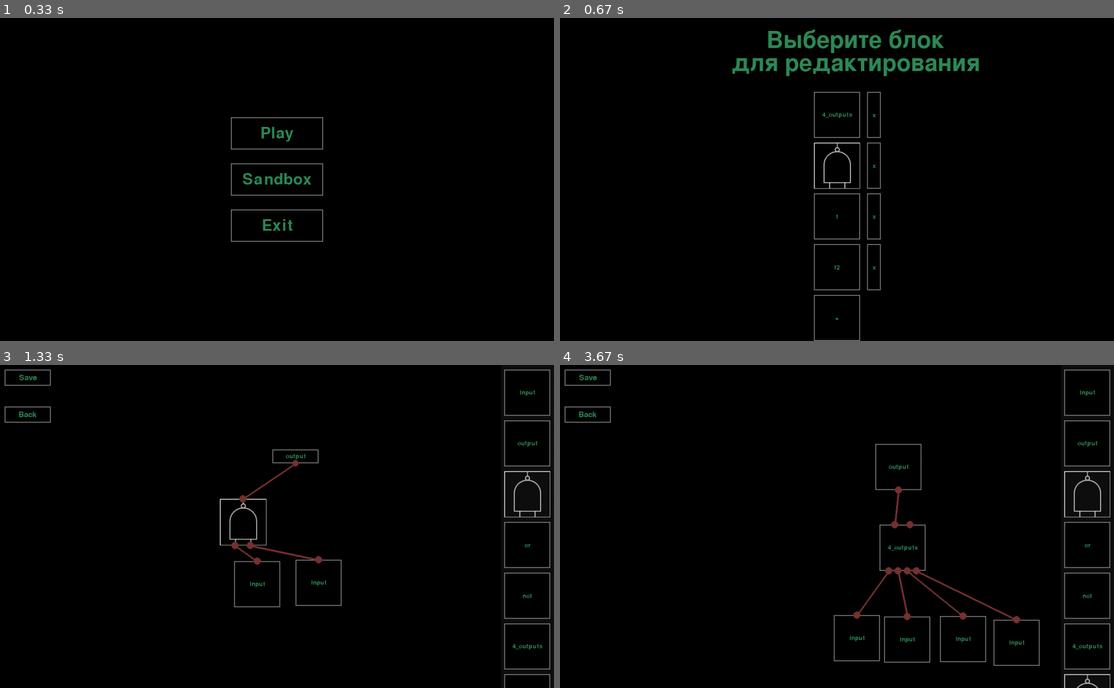
Above: before the commit, frames 1-4 (two rows, left to right).
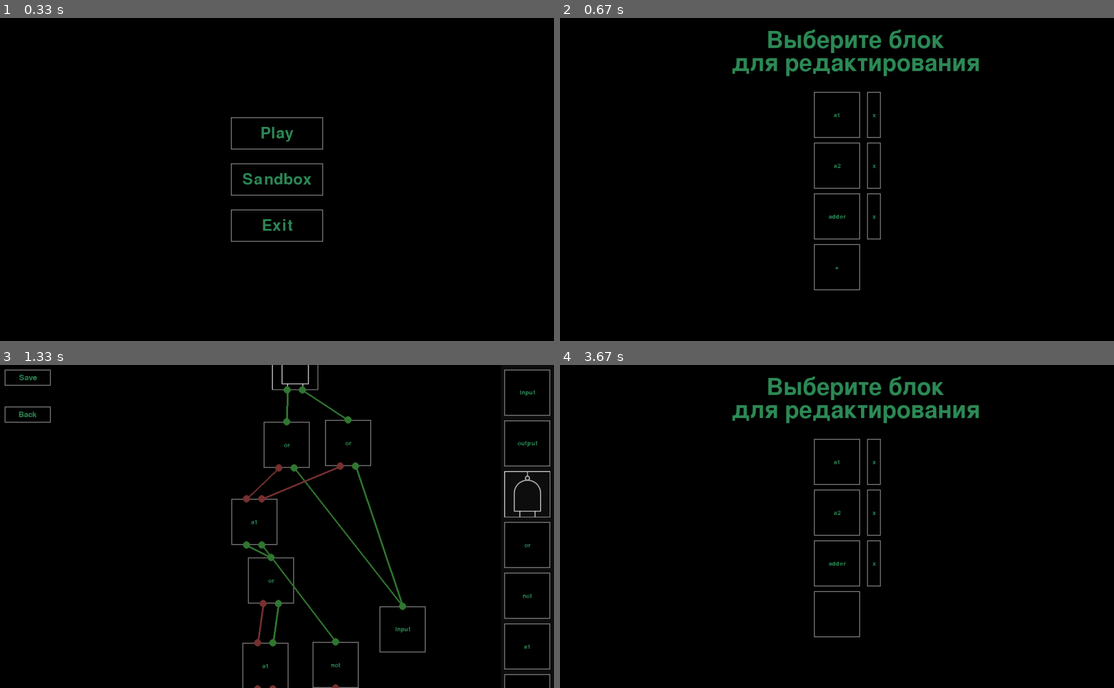
Above: after the commit, the same moments.

Repository: creativepix/Pygame_Logic_Functions
Game: pygame game, started from main.py
The game is run twice, just before and just after one commit, with the same random seed, the same clock (stepped at 60 frames per second) and the same inputs.
Inputs (mouse positions are in pixels of both pictures, inside the frame that each line leads up to):
- Up to frame 1 (0.33 s): no input
- Up to frame 2 (0.67 s): click (837, 179) at 0.38 s
- Up to frame 3 (1.33 s): press the mouse at (277, 526) at 0.7 s; move the mouse to (282, 471) at 0.8 s; release the mouse at (288, 416) at 0.93 s; press the mouse at (277, 526) at 1.03 s; move the mouse to (254, 532) at 1.13 s; release the mouse at (238, 539) at 1.27 s
- Up to frame 4 (3.67 s): press the mouse at (909, 419) at 1.37 s; move the mouse to (853, 481) at 1.47 s; release the mouse at (803, 542) at 1.6 s; press the mouse at (587, 377) at 1.7 s; move the mouse to (698, 413) at 1.8 s; release the mouse at (814, 448) at 1.93 s; click (936, 436) at 2.05 s; press the mouse at (936, 436) at 2.37 s; move the mouse to (942, 458) at 2.47 s; release the mouse at (953, 484) at 2.6 s; press the mouse at (587, 413) at 2.7 s; move the mouse to (659, 432) at 2.8 s; release the mouse at (731, 448) at 2.93 s; press the mouse at (837, 526) at 3.03 s; move the mouse to (859, 500) at 3.13 s; release the mouse at (875, 474) at 3.27 s; press the mouse at (837, 613) at 3.37 s; move the mouse to (748, 558) at 3.47 s; release the mouse at (654, 503) at 3.6 s

Frame 1 is identical in both runs. In frame 2, 0.6% of the frame differs, in the area x 45-58%, y 29-100%; in frame 3, 3.1%; in frame 4, 5.7%, in the area x 0-100%, y 1-100%.

Commit message:
Fixed some bugs of possibility to change signals of InputBlocks Added real-time signal watching

Diff:
--- a/source_code/block_scheme/blocks/base_block.py
+++ b/source_code/block_scheme/blocks/base_block.py
@@ -13,12 +13,13 @@
     def __init__(self, base_game_window: BaseGameWindow,
                  name: str, rect: pygame.rect.Rect,
                  signal_action: Callable[
-                     [List[BuilderBaseConnection]], List[bool]],
+                     [List[bool]], List[bool]],
                  inputs: List[BuilderBaseConnection],
                  outputs: List[BuilderBaseConnection],
                  img: Union[str, pygame.Surface] = None):
         super().__init__(base_game_window, name, rect, signal_action,
                          inputs, outputs, img)
+        self.update_output_signals()
 
     def zoom(self, koof: int) -> None:
         last_center = self.rect.center
@@ -112,7 +113,7 @@
                 return
         self.last_rect = self.rect.copy()
 
-    def update_connection_signals(self):
+    def update_output_signals(self):
         if any(self.inputs) and any(self.outputs):
             signal = self.signal_action([inp.signal for inp in self.inputs])
             for output_id, output_con in enumerate(self.outputs):
--- a/source_code/block_scheme/blocks/builder_base_block.py
+++ b/source_code/block_scheme/blocks/builder_base_block.py
@@ -55,5 +55,5 @@
         pass
 
     @abstractmethod
-    def update_connection_signals(self):
+    def update_output_signals(self):
         pass
--- a/source_code/block_scheme/blocks/custom_block.py
+++ b/source_code/block_scheme/blocks/custom_block.py
@@ -1,7 +1,9 @@
-from typing import Union
+from typing import Union, List
 
 import pygame
 from source_code.block_scheme.blocks.base_block import BaseBlock
+from source_code.block_scheme.connections.builder_base_connection import \
+    BuilderBaseConnection
 from source_code.block_scheme.connections.input_connection import \
     InputConnection
 from source_code.block_scheme.connections.output_connection import \
@@ -30,13 +32,35 @@
                                       (int(100 / (outs_len + 1) * (i + 1)), 0))
             output_connections.append(adding)
 
-        super().__init__(base_game_window, name, rect, lambda inputs: [],
+        self.structure = structure
+        self.cmd_lines = get_cmd_line_from_structure(self.structure)
+
+        super().__init__(base_game_window, name, rect, self.signal_action,
                          input_connections, output_connections, img=img)
-        self.structure = structure
-        self.cmd_line = get_cmd_line_from_structure(self.structure)
 
-    def update_connection_signals(self):
-        pass
+    def update_output_signals(self):
+        if not any(self.inputs):
+            if 'input_blocks' not in self.cmd_lines and \
+                    '\n' not in self.cmd_lines:
+                signal = self.signal_action(
+                    [inp.signal for inp in self.inputs])
+                for output_id, output_con in enumerate(self.outputs):
+                    output_con.signal = signal[output_id]
+        elif any(self.outputs):
+            signal = self.signal_action([inp.signal for inp in self.inputs])
+            for output_id, output_con in enumerate(self.outputs):
+                output_con.signal = signal[output_id]
+
+    def signal_action(self, input_cons: List[bool]) -> List[bool]:
+        outputs = []
+        cmd_lines = self.cmd_lines
+        for input_con_id, input_con in enumerate(input_cons):
+            cmd_lines = cmd_lines.replace(f'input_blocks[{input_con_id}]',
+                                          str(input_con))
+        for cmd_line in cmd_lines.split('\n'):
+            out_signal = eval(cmd_line)
+            outputs.append(out_signal)
+        return outputs
 
     def __str__(self):
         return self.__repr__()
--- a/source_code/block_scheme/connections/base_connection.py
+++ b/source_code/block_scheme/connections/base_connection.py
@@ -80,7 +80,6 @@
 
     def detach(self, connection: BuilderBaseConnection) -> None:
         if self in connection.attached_connections:
-            connection.signal = False
             del connection.attached_connections[
                 connection.attached_connections.index(self)]
             del self.attached_connections[
@@ -92,10 +91,11 @@
 
     @signal.setter
     def signal(self, value) -> None:
-        self._signal = value
-        for attached_connection in self.attached_connections:
-            attached_connection._signal = self._signal
-            attached_connection.parent_block.update_connection_signals()
+        if self._signal != value:
+            self._signal = value
+            self.parent_block.update_output_signals()
+            for attached_connection in self.attached_connections:
+                attached_connection.signal = self._signal
 
     def copy(self):
         return self.__copy__()
--- a/source_code/block_scheme/connections/builder_base_connection.py
+++ b/source_code/block_scheme/connections/builder_base_connection.py
@@ -24,6 +24,14 @@
 
         self._signal = False
 
+    @property
+    def signal(self) -> bool:
+        return self._signal
+
+    @signal.setter
+    def signal(self, value) -> None:
+        self._signal = value
+
     @abstractmethod
     def get_rect(self) -> pygame.Rect:
         pass
--- a/source_code/block_scheme/connections/input_connection.py
+++ b/source_code/block_scheme/connections/input_connection.py
@@ -14,7 +14,11 @@
                 self.detach(self.attached_connections[0])
             self.attached_connections.append(to_connection)
             to_connection.attached_connections.append(self)
-            to_connection.signal = self.signal
+            self.signal = to_connection.signal
+
+    def detach(self, connection: BuilderBaseConnection) -> None:
+        super().detach(connection)
+        self.signal = False
 
     @property
     def attached_connection(self):
--- a/source_code/block_scheme/connections/output_connection.py
+++ b/source_code/block_scheme/connections/output_connection.py
@@ -16,6 +16,10 @@
             to_connection.attached_connections.append(self)
             to_connection.signal = self.signal
 
+    def detach(self, connection: BuilderBaseConnection) -> None:
+        super().detach(connection)
+        connection.signal = False
+
     def __str__(self):
         return self.__repr__()
 
--- a/source_code/block_scheme/data/structure_cmds.py
+++ b/source_code/block_scheme/data/structure_cmds.py
@@ -1,116 +1,117 @@
 import sqlite3
+from typing import Dict, Tuple, List
+from source_code.errors.block_error import BlockError
 
-from source_code.block_scheme.blocks.and_block import AndBlock
-#from source_code.block_scheme.blocks.custom_block import CustomBlock
-from source_code.block_scheme.blocks.input_block import InputBlock
-from source_code.block_scheme.blocks.not_block import NotBlock
-from source_code.block_scheme.blocks.or_block import OrBlock
-from source_code.block_scheme.blocks.output_block import OutputBlock
-from source_code.block_scheme.connections.base_connection import BaseConnection
-from source_code.errors.block_error import BlockError
-from source_code.windows.base_game_window import BaseGameWindow
+
+def get_connection_cmd_line(
+        input_connection: int, all_connnections: Dict[int, int],
+        all_blocks: Dict[Tuple[List[int], List[int]], Tuple[str, str]],
+        output_connections: List[int], cur: sqlite3.Cursor = None) -> str:
+    if cur is None:
+        con = sqlite3.connect('./source_code/block_scheme/data/blocks.db')
+        cur = con.cursor()
+
+    additional_args = [all_connnections, all_blocks, output_connections, cur]
+
+    for out, inps in all_connnections.items():
+        if input_connection in inps:
+            for (out_cons, inp_cons), name in all_blocks.items():
+                if out in out_cons:
+                    if name[0] == 'InputBlock':
+                        return f'input_blocks[' \
+                               f'{output_connections.index(out)}]'
+                    elif name[0] == 'AndBlock':
+                        arg1 = get_connection_cmd_line(
+                            inp_cons[0], *additional_args)
+                        arg2 = get_connection_cmd_line(
+                            inp_cons[1], *additional_args)
+                        return f'({arg1} and {arg2})'
+                    elif name[0] == 'OrBlock':
+                        arg1 = get_connection_cmd_line(
+                            inp_cons[0], *additional_args)
+                        arg2 = get_connection_cmd_line(
+                            inp_cons[1], *additional_args)
+                        return f'({arg1} or {arg2})'
+                    elif name[0] == 'NotBlock':
+                        arg = get_connection_cmd_line(
+                            inp_cons[0], *additional_args)
+                        return f'not {arg}'
+                    elif name[0] == 'CustomBlock':
+                        structure = cur.execute(
+                            f'SELECT STRUCTURE FROM ALL_CUSTOM_BLOCKS '
+                            f'WHERE BLOCK_NAME="{name[1]}"').fetchall()
+                        if any(structure):
+                            structure = structure[0][0]
+                        else:
+                            raise BlockError
+                        custom_block_cmd_lines = \
+                            get_cmd_line_from_structure(structure, cur)
+                        custom_block_cmd_line = custom_block_cmd_lines. \
+                            split('\n')[out_cons.index(out)]
+                        for inp_con_id, inp_con in enumerate(inp_cons):
+                            to_replace = get_connection_cmd_line(
+                                inp_cons[inp_con_id], *additional_args)
+                            custom_block_cmd_line = \
+                                custom_block_cmd_line.replace(
+                                    f'input_blocks[{inp_con_id}]', to_replace)
+                        return custom_block_cmd_line
+                    else:
+                        raise BlockError
+            raise BlockError
+    return 'False'
 
 
 def get_cmd_line_from_structure(structure_line: str,
-                                cursor: sqlite3.Cursor = None) -> str:
+                                cur: sqlite3.Cursor = None) -> str:
     if not any(structure_line):
         return 'True'
-
-    if cursor is None:
-        con = sqlite3.connect('./source_code/block_scheme/data/blocks.db')
-        cursor = con.cursor()
 
     def check_digit(elem: str):
         return int(elem) if elem.isdigit() else None
 
     all_connnections = dict()
     all_blocks = dict()
-    outputs = []
+    input_connections = []
+    output_connections = []
     for block in structure_line.split('|'):
-        block_name = block.split('(')[0]
+        block_class = block.split('(')[0]
+        block_name = block.split('(')[1].split(',')[0]
+
         connections = ''.join(block[:-1].split('>,')[1:])
 
         all_inp_cons = []
+        all_out_cons = []
 
-        for inp_con in (connections.split('InputConnection(')[1:]):
-            inp_con = inp_con.split('))')[0]
-            all_connnections[int(inp_con.split(',')[0])] = \
-                [check_digit(num) for num in
-                 inp_con.split('[')[1].split(']')[0].split(',')]
-            all_inp_cons.append(int(inp_con.split(',')[0]))
+        for input_con in (connections.split('InputConnection(')[1:]):
+            input_con = input_con.split('))')[0]
+            input_con_id = int(input_con.split(',')[0])
+            all_inp_cons.append(input_con_id)
 
         if 'OutputConnection(' not in connections:
-            if block_name != 'OutputBlock':
+            if block_class != 'OutputBlock':
                 raise BlockError
             else:
-                if len(all_inp_cons) != 1:
-                    raise BlockError
-                outputs.append(all_inp_cons[0])
+                input_connections.append(all_inp_cons[0])
         else:
-            output_con = connections.split('OutputConnection(')[1].split('))')[0]
-            all_connnections[int(output_con.split(',')[0])] = \
-                [check_digit(num) for num in
-                 output_con.split('[')[1].split(']')[0].split(',')]
-            if output_con is None:
-                raise BlockError
-            all_blocks[(output_con, tuple(all_inp_cons))] = block_name
+            for output_con in (connections.split('OutputConnection(')[1:]):
+                output_con = output_con.split('))')[0]
+                output_con_id = int(output_con.split(',')[0])
+                all_connnections[output_con_id] = \
+                    [check_digit(num) for num in
+                     output_con.split('[')[1].split(']')[0].split(', ')]
+                all_out_cons.append(output_con_id)
 
+        if 'InputConnection(' not in connections:
+            if block_class == 'InputBlock':
+                output_connections.append(all_out_cons[0])
 
-#    def get_my_cmd_line(output_connection: int) -> str:
-#        for inp, out in all_connnections.items():
-#            if out == output_connection:
-#                for (out_con, inp_cons), name in all_blocks.items():
-#
-#                raise BlockError
-#        raise BlockError
-#
-#    for output in outputs:
-#        print(get_my_cmd_line(output))
-    print()
-    return ''
-#    cmd_line = f'[{", ".join([])}]\n'
-#
-#    outputs = [ for block in  if block.startswith('OutputBlock(')]
-#
-#    for out_b_id in range(len(output_blocks)):
-#        cmd_line += f'\noutputs[{out_b_id}] = '
-#
-#        def get_my_line(attached_connection: BaseConnection):
-#            if attached_connection is None:
-#                return '(True)'
-#            block = attached_connection.parent_block
-#            if isinstance(block, InputBlock):
-#                return f'(inputs[{input_blocks.index(block)}])'
-#            if isinstance(block, NotBlock):
-#                got_line = get_my_line(block.inputs[0].attached_connection)
-#                return f'(not {got_line})'
-#            if isinstance(block, AndBlock):
-#                got_line1 = get_my_line(block.inputs[0].attached_connection)
-#                got_line2 = get_my_line(block.inputs[1].attached_connection)
-#                return f'({got_line1} and {got_line2})'
-#            if isinstance(block, OrBlock):
-#                got_line1 = get_my_line(block.inputs[0].attached_connection)
-#                got_line2 = get_my_line(block.inputs[1].attached_connection)
-#                return f'({got_line1} or {got_line2})'
-#            if isinstance(block, CustomBlock):
-#                needed_id = block.outputs.index(attached_connection)
-#                # for line in block.command_line.split('\n'):
-#                #     if line.startswith(f'outputs[{needed_id}] = '):
-#                #         needed_line = \
-#                #             line.replace(f'outputs[{needed_id}] = ', '')
-#                #         for con_id, input_connection in \
-#                #                 enumerate(block.inputs):
-#                #             needed_line = needed_line.replace(
-#                #                 f'inputs[{con_id}]',
-#                #                 get_my_line(
-#                #                     input_connection.attached_connection
-#                #                 ).strip(')').strip('(')
-#                #             )
-#                #         return needed_line
-#                # raise BlockError
-#            if not any(block.inputs[0].attached_connections):
-#                raise BlockError
-#            return get_my_line(block.inputs[0].attached_connection)
-#
-#        cmd_line += get_my_line(output_blocks[out_b_id].inputs[0])
-#    return cmd_line
+        all_blocks[(tuple(all_out_cons), tuple(all_inp_cons))] = \
+            (block_class, block_name)
+
+    cmd_lines = ''
+    for input_connection in input_connections:
+        cmd_lines += get_connection_cmd_line(
+            input_connection, all_connnections, all_blocks,
+            output_connections, cur)
+        cmd_lines += '\n'
+    return cmd_lines.strip('\n')
--- a/source_code/ui/blocklist/standard_cell_block_actions.py
+++ b/source_code/ui/blocklist/standard_cell_block_actions.py
@@ -26,11 +26,11 @@
     return cmd
 
 
-def choose_for_edit_block(cell_block: BuilderBaseBlock) -> Callable:
+def choose_for_edit_block(cell_block_name: str) -> Callable:
     def cmd() -> None:
         from source_code.windows.sandbox_window import SandboxWindow
 
-        global_vars.ACTIVE_WINDOW = SandboxWindow(cell_block.name)
+        global_vars.ACTIVE_WINDOW = SandboxWindow(cell_block_name)
     return cmd
 
 
--- a/source_code/ui/list/cell_in_list.py
+++ b/source_code/ui/list/cell_in_list.py
@@ -16,7 +16,7 @@
         else:
             self.size = BASE_CELL_IN_BLOCK_SIZE
         if isinstance(img, str):
-            self.img = pygame.image.load(img)
+            self.img = pygame.image.load(img) if any(img) else None
         else:
             self.img = img
         if isinstance(self.img, pygame.Surface):
--- a/source_code/windows/presandbox_window.py
+++ b/source_code/windows/presandbox_window.py
@@ -5,10 +5,6 @@
 from source_code import global_vars
 from source_code.block_scheme.blocks.and_block import AndBlock
 from source_code.block_scheme.blocks.custom_block import CustomBlock
-from source_code.block_scheme.blocks.input_block import InputBlock
-from source_code.block_scheme.blocks.not_block import NotBlock
-from source_code.block_scheme.blocks.or_block import OrBlock
-from source_code.block_scheme.blocks.output_block import OutputBlock
 from source_code.constants import BLOCK_MIN_SIZE, BLOCK_LIST_WIDTH, TEXT_COLOR, \
     TABLE_X_SYMBOL_SIZE
 from source_code.global_vars import ACTIVE_SCREEN
@@ -37,11 +33,9 @@
 
         cells_in_list, del_cells_in_list = [], []
         for custom_block in all_custom_blocks:
-            block = CustomBlock(custom_block[0], custom_block[1],
-                                self, size_blocks, img=custom_block[2])
             cell_in_list = CellInList(
-                custom_block[0], choose_for_edit_block(block),
-                img=block.img)
+                custom_block[0], choose_for_edit_block(custom_block[0]),
+                img=custom_block[2])
             cells_in_list.append(cell_in_list)
 
             cell_in_list = CellInList('x', lambda: None, TABLE_X_SYMBOL_SIZE)
--- a/source_code/windows/sandbox_window.py
+++ b/source_code/windows/sandbox_window.py
@@ -84,12 +84,21 @@
 
         self.all_btns = [self.save_btn, self.back_btn]
 
-        structure = cur.execute(
-            f"SELECT STRUCTURE FROM ALL_CUSTOM_BLOCKS "
+        info = cur.execute(
+            f"SELECT STRUCTURE, INPUTS FROM ALL_CUSTOM_BLOCKS "
             f"WHERE BLOCK_NAME = '{self.editing_block_name}'").fetchall()
-        if any(structure):
-            self.load(structure[0][0])
-
+        if any(info):
+            self.load(info[0][0])
+            if info[0][1] is not None:
+                input_signals = [input_signal == 'True' for input_signal in
+                                 info[0][1].split(' ')]
+                input_blocks = [block for block in self.all_blocks
+                                if isinstance(block, InputBlock)]
+                for i, block in enumerate(input_blocks):
+                    try:
+                        block.outputs[0].signal = input_signals[i]
+                    except IndexError:
+                        block.outputs[0].signal = False
         con.close()
 
     def tick(self, screen: pygame.Surface) -> None:
@@ -223,6 +232,8 @@
             new_block.rect.w = min_side
             new_block.rect.h = min_side
 
+            new_block.update_output_signals()
+
             self.all_blocks.append(new_block)
 
         for con_to_edit, cons_to_edit_id in needed_con_ids.items():
@@ -234,18 +245,27 @@
                     con_to_edit.attach(all_con_ids[con_to_edit_id])
 
     def save(self, custom_block_name: str) -> None:
-        structure = '|'.join([str(block) for block in self.all_blocks]
-                             ).strip('|')
+        inputs = []
+        structure = []
+        for block in self.all_blocks:
+            if isinstance(block, InputBlock):
+                inputs.append(str(block.outputs[0].signal))
+            structure.append(str(block))
+        structure = '|'.join(structure).strip('|')
+        inputs = ' '.join(inputs)
 
         con = sqlite3.connect('./source_code/block_scheme/data/blocks.db')
         cur = con.cursor()
-        my_id = cur.execute(f"""SELECT ID FROM ALL_CUSTOM_BLOCKS
+        my_id = cur.execute(f"""
+SELECT ID FROM ALL_CUSTOM_BLOCKS
 WHERE BLOCK_NAME = '{custom_block_name}'""").fetchall()
         if any(my_id):
             my_id = my_id[0][0]
-            cur.execute(f"""UPDATE ALL_CUSTOM_BLOCKS
+            cur.execute(f"""
+UPDATE ALL_CUSTOM_BLOCKS
 SET BLOCK_NAME = '{custom_block_name}',
-STRUCTURE = '{structure}'
+STRUCTURE = '{structure}',
+INPUTS = '{inputs}'
 WHERE ID = {my_id}""")
         else:
             last_id = cur.execute(f"""SELECT MAX(ID) FROM ALL_CUSTOM_BLOCKS"""
@@ -253,7 +273,8 @@
             if last_id is None:
                 last_id = 0
             last_id += 1
-            cur.execute(f"""INSERT INTO ALL_CUSTOM_BLOCKS VALUES({last_id},
-'{custom_block_name}','{structure}')""")
+            cur.execute(f"""
+INSERT INTO ALL_CUSTOM_BLOCKS
+VALUES({last_id},'{custom_block_name}','{structure}','{inputs}','')""")
         con.commit()
         con.close()
Binary file changed: source_code/block_scheme/data/blocks.db
